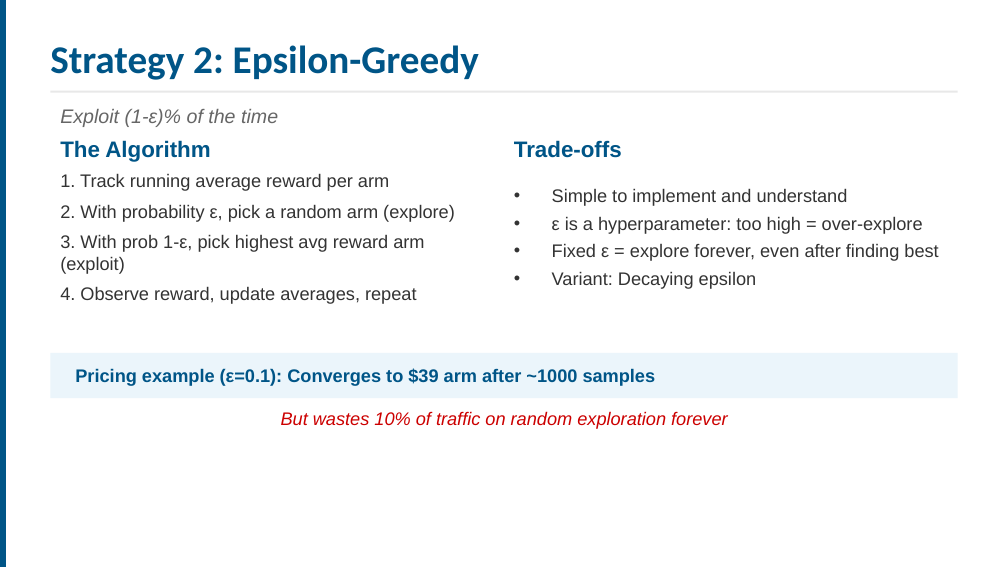
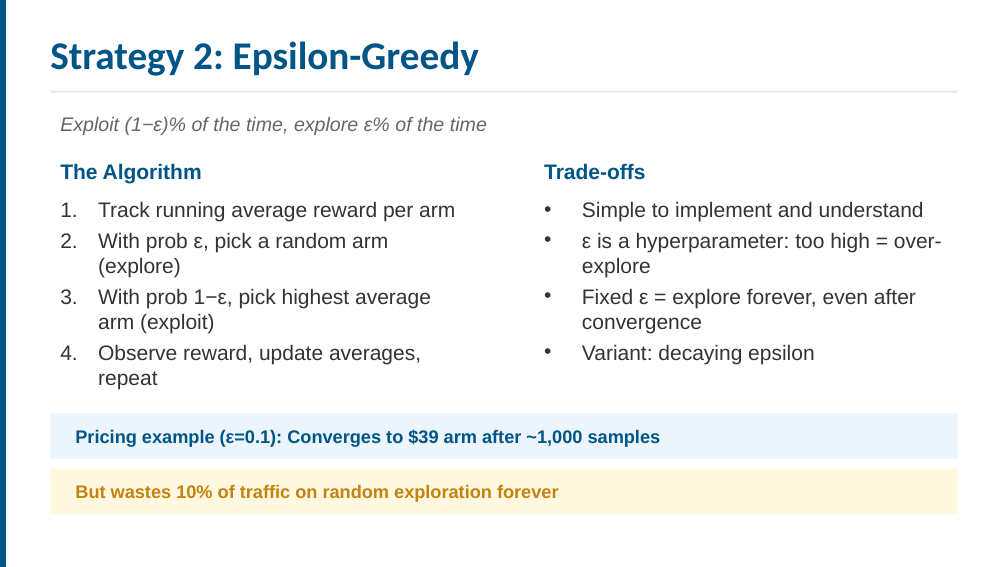
Before and after one commit to ucla-anderson-SSAI/SSAI, a slide deck: slide 12 of Slides/Week4.pptx (slide 16 before the commit). Drawn at 1008x567 pixels with LibreOffice and Linux fonts; fonts in the diff are those of the drawing. Boxes give left, top, right and bottom in pixels: in the first picture for what was removed or moved away, otherwise in the second. Text is boxed around its words. In the diff, an @@ line names an element or a change of style, - is before the commit and + after.

```diff
--- a/Slides/Week4.pptx
+++ b/Slides/Week4.pptx
@@ text at (x1=60, y1=117, x2=487, y2=135): text changed @@
-Exploit (1-ε)% of the time
+Exploit (1−ε)% of the time, explore ε% of the time
@@ text "The Algorithm" moved from (x1=60, y1=140, x2=210, y2=162) to (x1=60, y1=163, x2=202, y2=184) @@
@@ text "The Algorithm" at (x1=60, y1=163, x2=202, y2=184): size 16 to 15 pt @@
@@ text "Trade-offs" at (x1=544, y1=163, x2=645, y2=180): size 16 to 15 pt @@
@@ text "Trade-offs" moved from (x1=514, y1=140, x2=622, y2=158) to (x1=544, y1=163, x2=645, y2=180) @@
@@ vertical alignment middle to top in 3 elements at (x1=50, y1=41, x2=479, y2=76), (x1=582, y1=201, x2=942, y2=364), (x1=98, y1=201, x2=455, y2=364) @@
@@ text at (x1=98, y1=201, x2=455, y2=364): text changed; size 13 to 15 pt @@
-1. Track running average reward per arm
-2. With probability ε, pick a random arm (explore)
-3. With prob 1-ε, pick highest avg reward arm (exploit)
-4. Observe reward, update averages, repeat
+1. Track running average reward per arm
+2. With prob ε, pick a random arm (explore)
+3. With prob 1−ε, pick highest average arm (exploit)
+4. Observe reward, update averages, repeat
@@ text "Simple to implement and understand" moved from (x1=552, y1=188, x2=938, y2=289) to (x1=582, y1=201, x2=942, y2=364) @@
@@ text at (x1=582, y1=201, x2=942, y2=277): size 13 to 15 pt in "Simple to implement and understand", "ε is a hyperparameter: too high = ..." @@
@@ text at (x1=582, y1=288, x2=916, y2=364): text changed; size 13 to 15 pt @@
-• Fixed ε = explore forever, even after finding best
-• Variant: Decaying epsilon
+• Fixed ε = explore forever, even after convergence
+• Variant: decaying epsilon
@@ rectangle moved from (x1=50, y1=353, x2=958, y2=398) to (x1=50, y1=413, x2=958, y2=459) @@
@@ text at (x1=75, y1=429, x2=661, y2=447): text changed @@
-Pricing example (ε=0.1): Converges to $39 arm after ~1000 samples
+Pricing example (ε=0.1): Converges to $39 arm after ~1,000 samples
@@ rectangle added at (x1=50, y1=469, x2=958, y2=514), fill #FFF8E1 @@
@@ text "But wastes 10% of traffic ..." moved from (x1=281, y1=411, x2=728, y2=429) to (x1=75, y1=484, x2=559, y2=502) @@
@@ text "But wastes 10% of traffic ..." at (x1=75, y1=484, x2=559, y2=502): text colour #CC0000 to #C4820E, bold on, italic off; alignment centre to left @@
```
Also in this commit, not shown: 20 other slides changed, 19 slides added, 9 slides removed, 27 other files.
